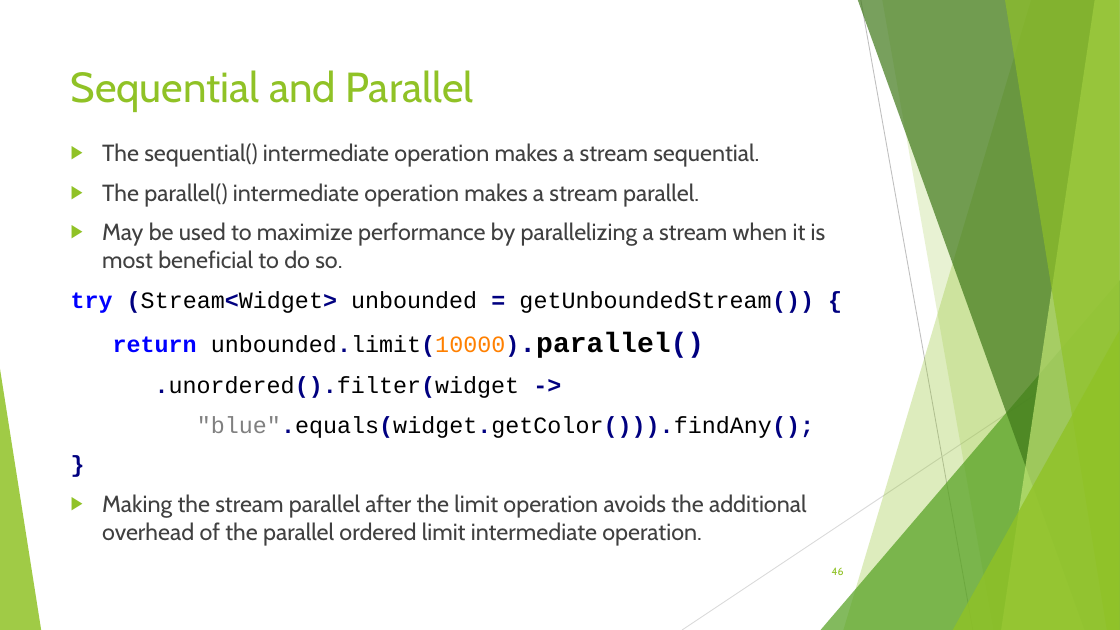
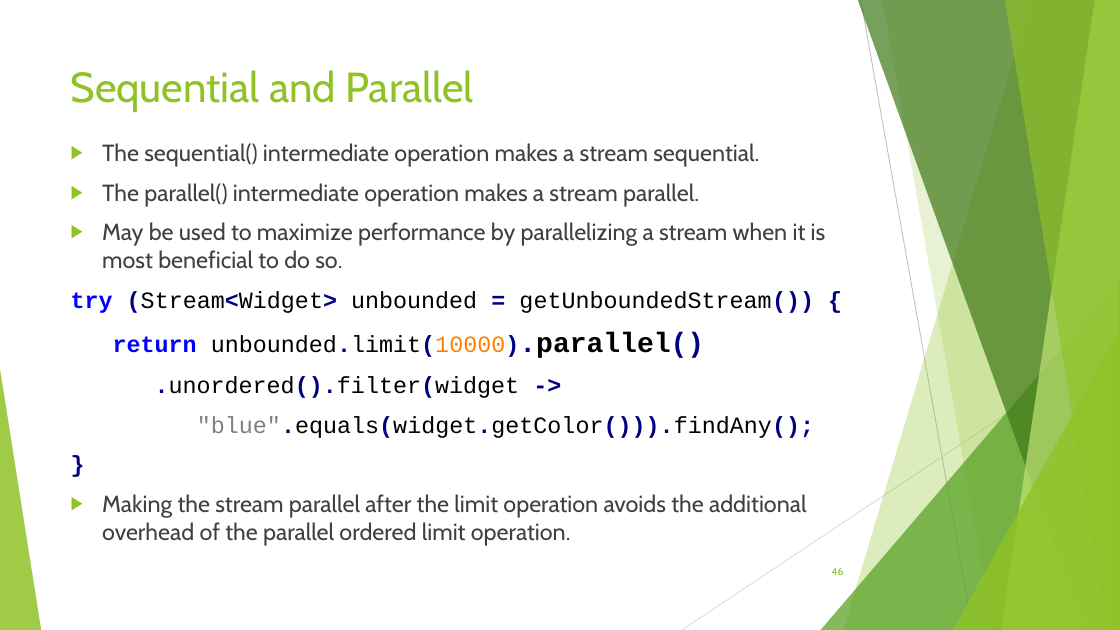
Before and after one commit to RichardRoda/2017-CodePaLOUsa-Lambda, a slide deck: slide 46 of Learning to Love the Lambda in the Stream.pptx. Drawn at 1120x630 pixels with LibreOffice and Linux fonts; fonts in the diff are those of the drawing. Boxes give left, top, right and bottom in pixels: in the first picture for what was removed or moved away, otherwise in the second. Text is boxed around its words. In the diff, an @@ line names an element or a change of style, - is before the commit and + after.

```diff
--- a/Learning to Love the Lambda in the Stream.pptx
+++ b/Learning to Love the Lambda in the Stream.pptx
@@ text at (102, 494, 807, 546): text changed @@
-▶ Making the stream parallel after the limit operation avoids the additional overhead of the parallel ordered limit intermediate operation.
+▶ Making the stream parallel after the limit operation avoids the additional overhead of the parallel ordered limit operation.
```
Also in this commit, not shown: 13 other slides changed, 1 other file.
